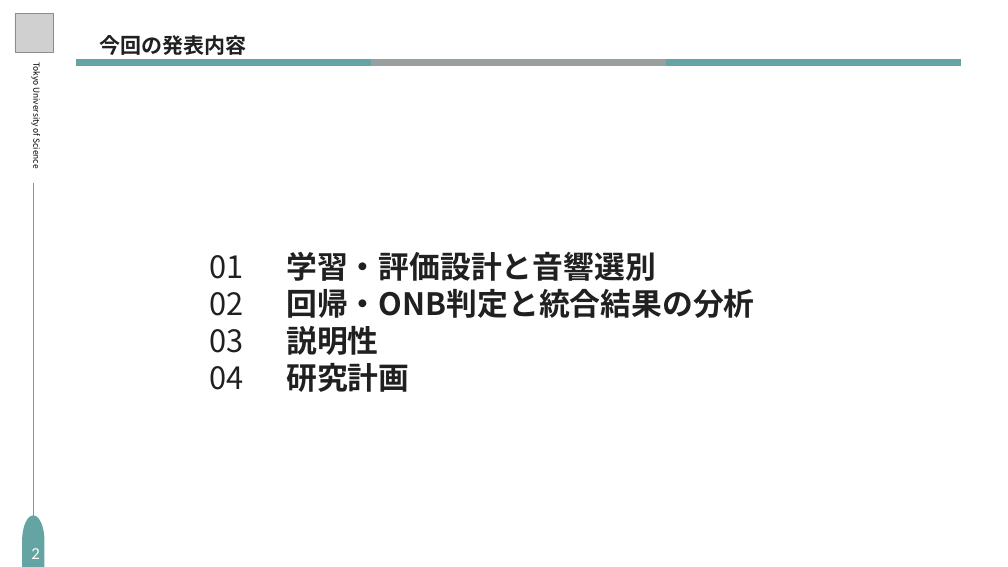
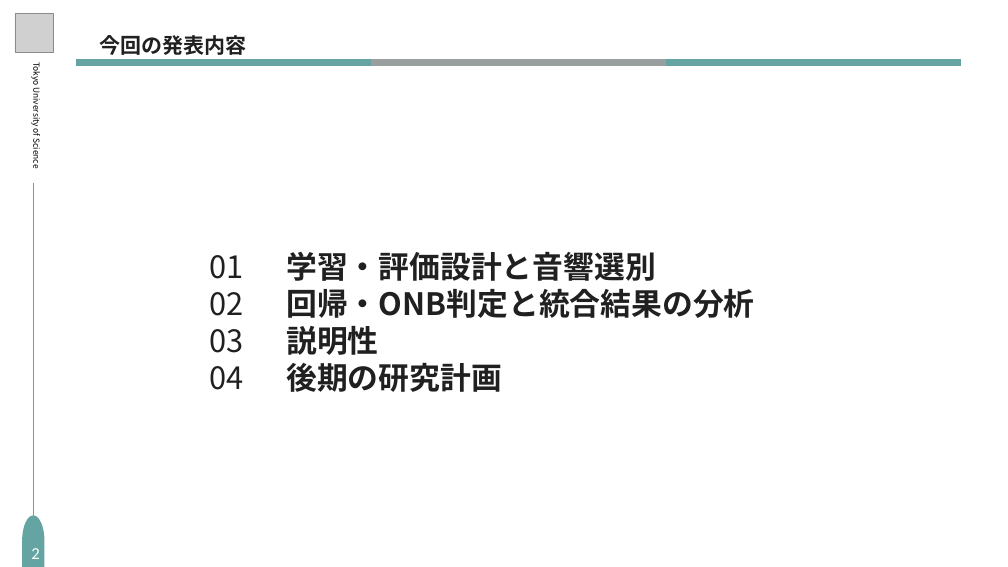
Before and after one commit to S-Riku-tus/university_research, a slide deck: slide 2 of 研究進捗報告/2026/918（研究計画発表）/研究進捗_柴崎陸_0918.pptx. Drawn at 1008x567 pixels with LibreOffice and Linux fonts; fonts in the diff are those of the drawing; grey boxes stand for pictures. Boxes give left, top, right and bottom in pixels: in the first picture for what was removed or moved away, otherwise in the second. Text is boxed around its words. In the diff, an @@ line names an element or a change of style, - is before the commit and + after.

```diff
--- a/研究進捗報告/2026/918（研究計画発表）/研究進捗_柴崎陸_0918.pptx
+++ b/研究進捗報告/2026/918（研究計画発表）/研究進捗_柴崎陸_0918.pptx
@@ text at (286, 363, 502, 392): text changed @@
-研究計画
+後期の研究計画
```
Also in this commit, not shown: 3 other slides changed, 3 slides added, 4 slides removed.
